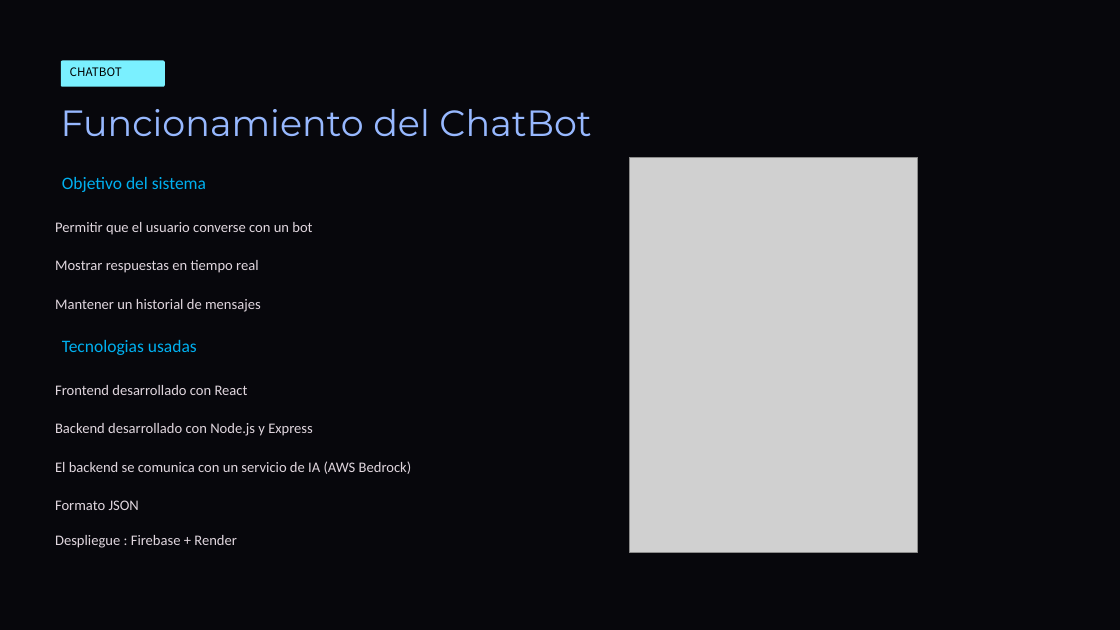
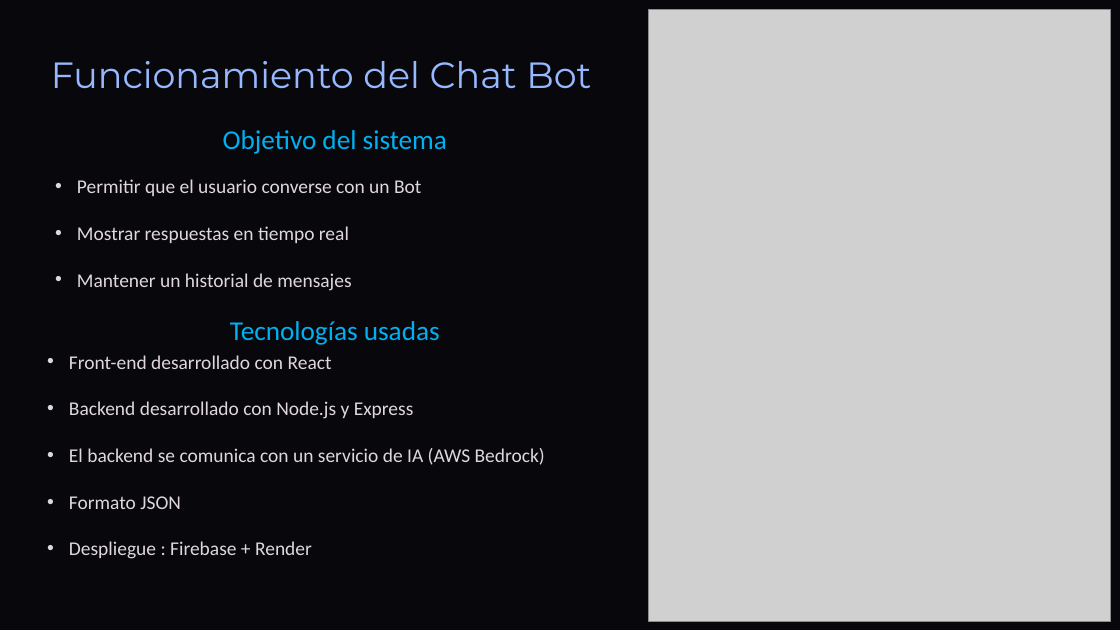
Before and after one commit to DavidCorredorMiguel/proyectogrupo2, a slide deck: slide 24 of Tech-and-Learn-Innovacion-y-Aprendizaje-en-E-commerce (1).pptx (slide 13 before the commit). Drawn at 1120x630 pixels with LibreOffice and Linux fonts; fonts in the diff are those of the drawing; grey boxes stand for pictures; background and template pictures are left out. Boxes give left, top, right and bottom in pixels: in the first picture for what was removed or moved away, otherwise in the second. Text is boxed around its words. In the diff, an @@ line names an element or a change of style, - is before the commit and + after.

```diff
--- a/Tech-and-Learn-Innovacion-y-Aprendizaje-en-E-commerce (1).pptx
+++ b/Tech-and-Learn-Innovacion-y-Aprendizaje-en-E-commerce (1).pptx
@@ picture added at (649,9,1110,621) @@
@@ text "Funcionamiento del Chat Bot" at (51,61,591,89): vertical alignment top to middle @@
@@ text at (51,61,591,89): text changed @@
-Funcionamiento del ChatBot
+Funcionamiento del Chat Bot
@@ rounded rectangle removed at (61,60,165,87) @@
@@ text removed at (70,67,122,76) @@
-CHATBOT
@@ text "Objetivo del sistema": place and size @@
-text "Objetivo del sistema" at (62,177,206,192)
+text "Objetivo del sistema" at (223,130,447,154)
@@ text "Objetivo del sistema" at (223,130,447,154): size 18 to 28 pt; alignment left to centre; vertical alignment top to middle @@
@@ text "Permitir que el usuario converse ...": place and size @@
-text "Permitir que el usuario converse ..." at (55,222,312,312)
+text "Permitir que el usuario converse ..." at (77,179,421,291)
@@ text at (77,179,421,196): text changed; size 15 to 20 pt @@
-Permitir que el usuario converse con un bot
+• Permitir que el usuario converse con un Bot
@@ picture removed at (629,157,917,552) @@
@@ text at (77,226,351,291): size 15 to 20 pt in "Mostrar respuestas en tiempo real", "Mantener un historial de mensajes"; bullet none to • @@
@@ text "Tecnologías usadas" at (230,321,440,345): vertical alignment top to middle @@
@@ text at (230,321,440,345): text changed; size 18 to 28 pt @@
-Tecnologias usadas
+Tecnologías usadas
@@ text "Front-end desarrollado con React": place and size @@
-text "Front-end desarrollado con React" at (55,385,412,548)
+text "Front-end desarrollado con React" at (69,355,545,559)
@@ text at (69,355,332,369): text changed; size 15 to 20 pt @@
-Frontend desarrollado con React
+• Front-end desarrollado con React
@@ text at (69,401,545,559): size 15 to 20 pt in "Backend desarrollado con Node.js y Express", "El backend se comunica con un servicio ...", "Formato JSON", "Despliegue : Firebase + Render"; bullet none to • @@
```
Also in this commit, not shown: 11 other slides changed, 11 slides added, 11 other files.
